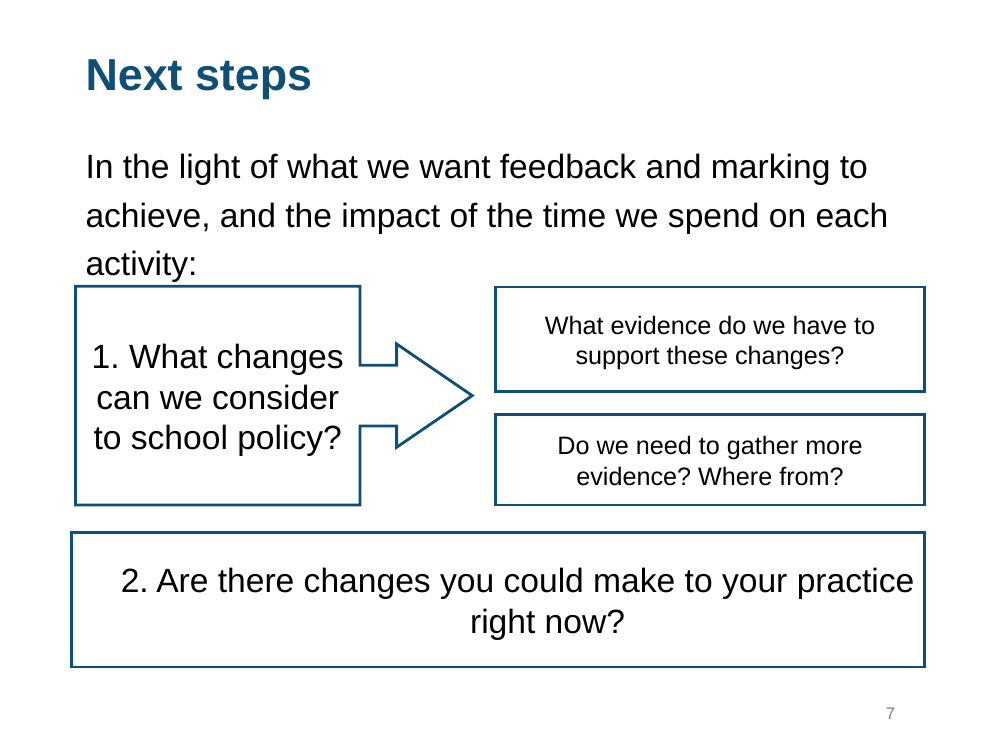
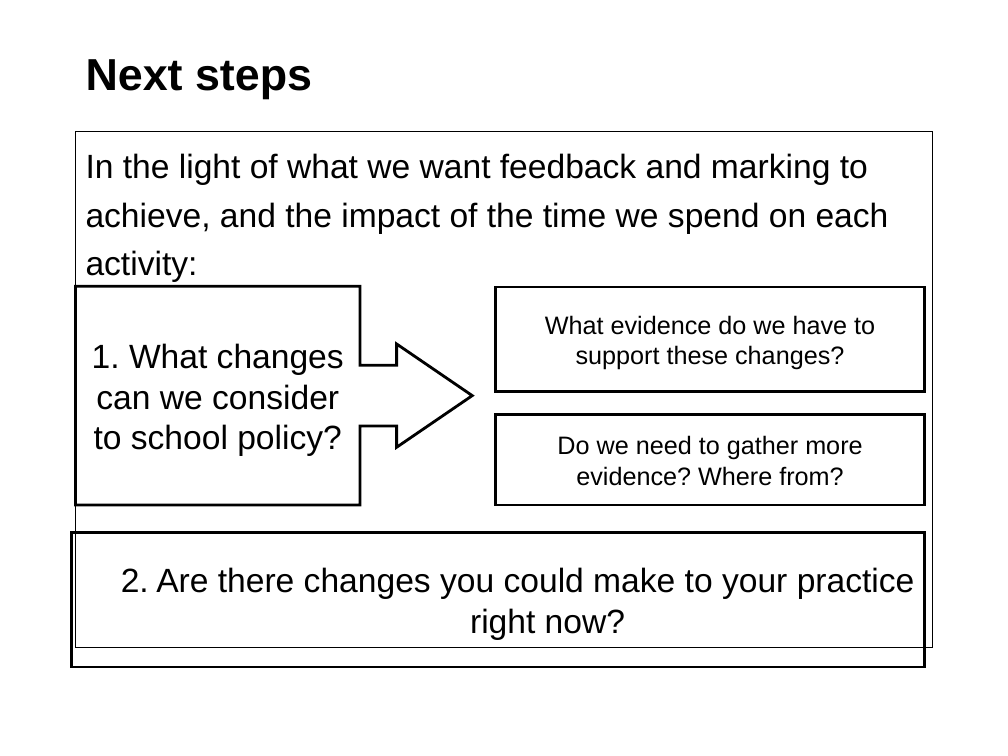
Before and after one commit to DFE-Digital/improve-workload-and-wellbeing-for-school-staff, a slide deck: slide 7 of content/assets/files/Review and streamline feedback and marking.odp. Drawn at 1008x756 pixels with LibreOffice and Linux fonts; fonts in the diff are those of the drawing. Boxes give left, top, right and bottom in pixels: in the first picture for what was removed or moved away, otherwise in the second. Text is boxed around its words. In the diff, an @@ line names an element or a change of style, - is before the commit and + after.

```diff
--- a/content/assets/files/Review and streamline feedback and marking.odp
+++ b/content/assets/files/Review and streamline feedback and marking.odp
@@ title "Next steps" at <box>86,59,312,99</box>: text colour #104F75 to #000000 @@
@@ text "In the light of what ...": place and size @@
-text "In the light of what ..." at <box>86,153,889,282</box>
+text "In the light of what ..." at <box>76,132,932,648</box>
@@ text "In the light of what ..." at <box>76,132,932,648</box>: outline none to #000000 0.74 pt @@
@@ outline #104F75 2.01 pt to #000000 2.01 pt in 4 elements at <box>76,286,473,505</box>, <box>496,287,925,391</box>, <box>496,415,925,505</box>, <box>72,532,925,667</box> @@
@@ page number removed at <box>886,707,895,719</box> @@
-7
```
Also in this commit, not shown: 6 other slides changed, 45 other files.
